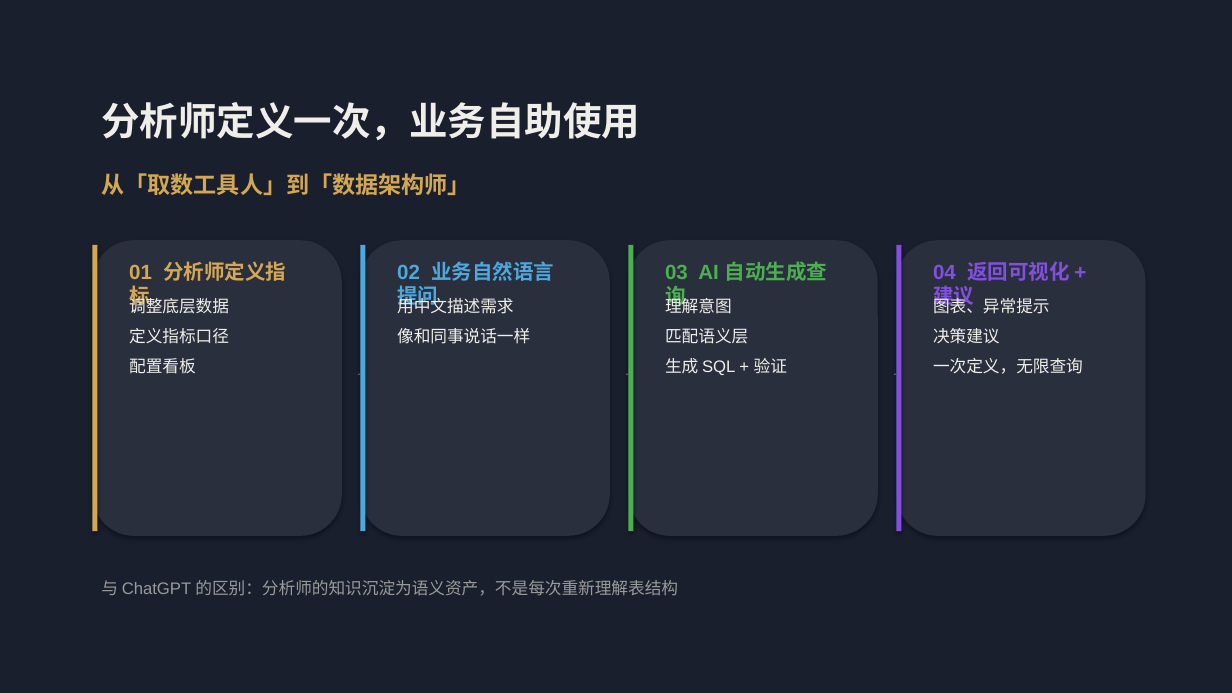
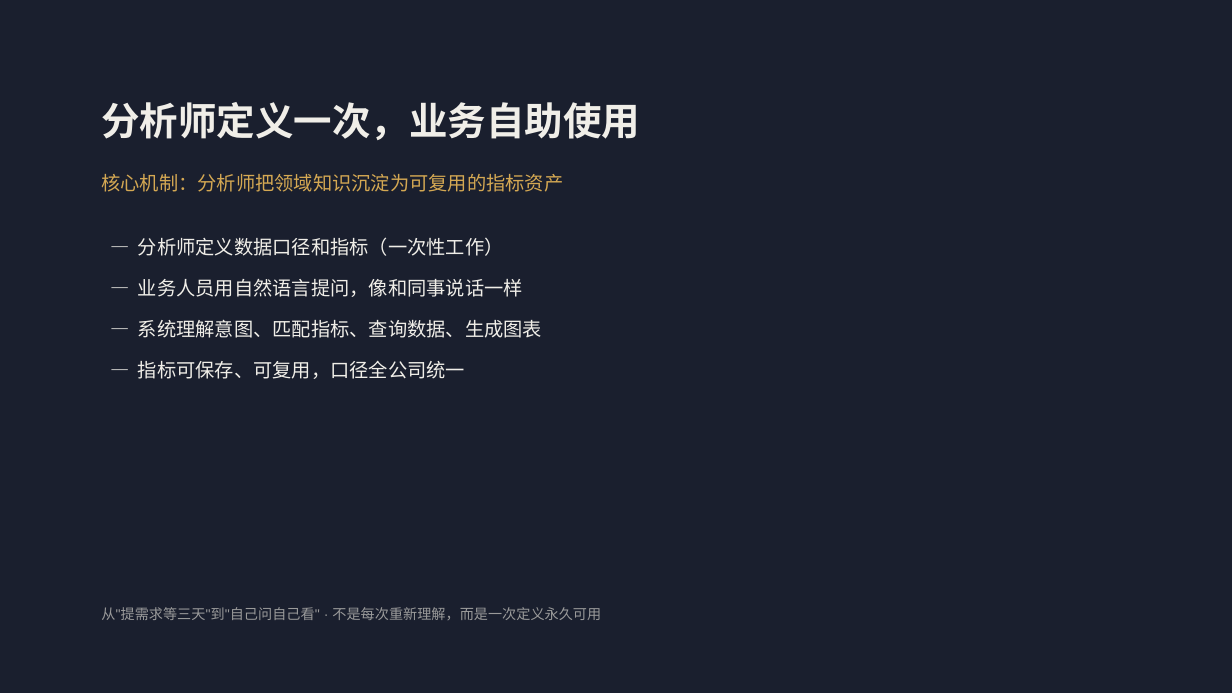
Before and after one commit to eric-stone-plus/queryforge, a slide deck: slide 3 of assets/QueryForge-Pitch.pptx. Drawn at 1232x693 pixels with LibreOffice and Linux fonts; fonts in the diff are those of the drawing. Boxes give left, top, right and bottom in pixels: in the first picture for what was removed or moved away, otherwise in the second. Text is boxed around its words. In the diff, an @@ line names an element or a change of style, - is before the commit and + after.

```diff
--- a/assets/QueryForge-Pitch.pptx
+++ b/assets/QueryForge-Pitch.pptx
@@ text at [101, 174, 563, 192]: text changed; size 18 to 15 pt; bold off @@
-从「取数工具人」到「数据架构师」
+核心机制：分析师把领域知识沉淀为可复用的指标资产
@@ text added at [138, 237, 542, 379], 15 pt, text #F0EEE8 @@
+— 分析师定义数据口径和指标（一次性工作）
+— 业务人员用自然语言提问，像和同事说话一样
+— 系统理解意图、匹配指标、查询数据、生成图表
+— 指标可保存、可复用，口径全公司统一
@@ rounded rectangle removed at [92, 240, 342, 536] @@
@@ rectangle removed at [92, 245, 98, 531] @@
@@ text removed at [129, 261, 286, 309] @@
-01 分析师定义指标
@@ rounded rectangle removed at [360, 240, 610, 536] @@
@@ rectangle removed at [360, 245, 366, 531] @@
@@ text removed at [397, 261, 554, 309] @@
-02 业务自然语言提问
@@ rounded rectangle removed at [628, 240, 878, 536] @@
@@ rectangle removed at [628, 245, 634, 531] @@
@@ text removed at [665, 261, 827, 309] @@
-03 AI 自动生成查询
@@ rounded rectangle removed at [897, 240, 1146, 536] @@
@@ rectangle removed at [897, 245, 902, 531] @@
@@ text removed at [933, 261, 1069, 309] @@
-04 返回可视化 + 建议
@@ text removed at [129, 295, 229, 374] @@
-调整底层数据
-定义指标口径
-配置看板
@@ text removed at [397, 295, 530, 344] @@
-用中文描述需求
-像和同事说话一样
@@ text removed at [665, 295, 787, 375] @@
-理解意图
-匹配语义层
-生成 SQL + 验证
@@ text removed at [933, 295, 1083, 374] @@
-图表、异常提示
-决策建议
-一次定义，无限查询
@@ text removed at [345, 351, 372, 379] @@
-→
@@ text removed at [613, 351, 640, 379] @@
-→
@@ text removed at [881, 351, 909, 379] @@
-→
@@ text removed at [101, 580, 678, 596] @@
-与 ChatGPT 的区别：分析师的知识沉淀为语义资产，不是每次重新理解表结构
@@ text added at [101, 607, 601, 620], 11 pt, text #9A9A9A @@
+从"提需求等三天"到"自己问自己看" · 不是每次重新理解，而是一次定义永久可用
```
Also in this commit, not shown: 1 other slide changed, 8 slides added, 8 slides removed, 49 other files.
